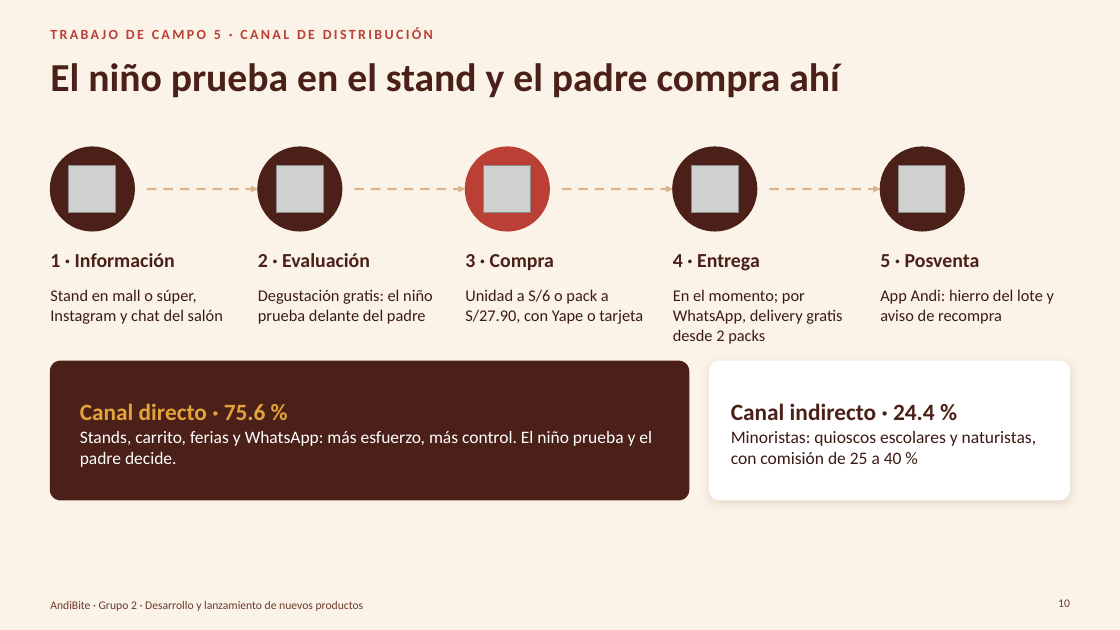
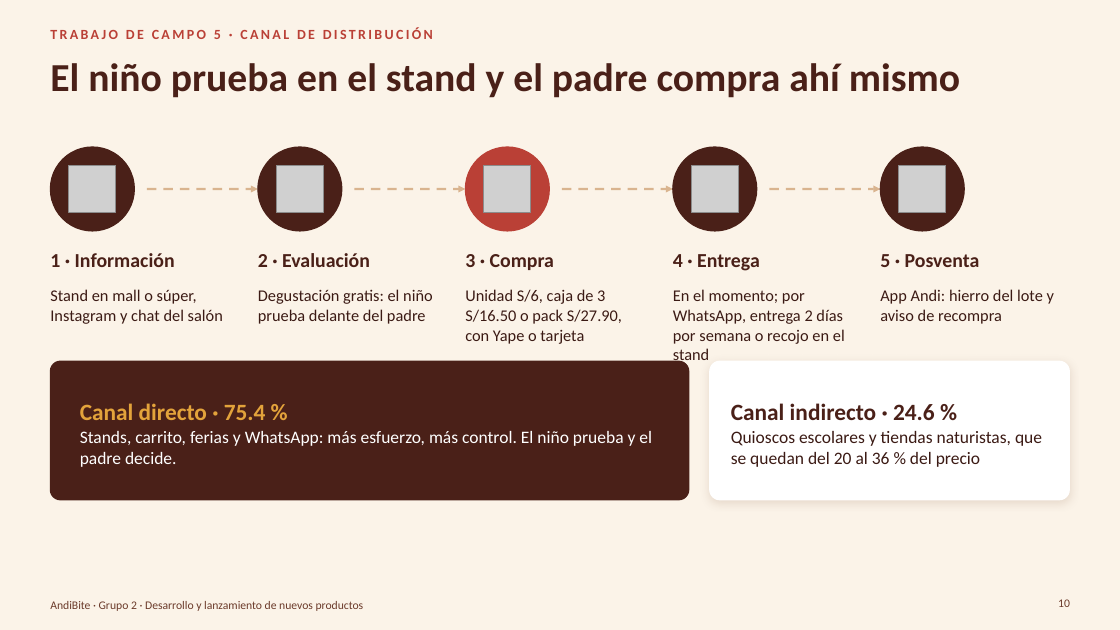
Before and after one commit to Darknow-web/Desarrollo-y-lanzamiento-de-producto-y-marca, a slide deck: slide 10 of 04-reformulacion/TC5-8/TC5-8-AndiBite.pptx. Drawn at 1120x630 pixels with LibreOffice and Linux fonts; fonts in the diff are those of the drawing; grey boxes stand for pictures; background and template pictures are left out. Boxes give left, top, right and bottom in pixels: in the first picture for what was removed or moved away, otherwise in the second. Text is boxed around its words. In the diff, an @@ line names an element or a change of style, - is before the commit and + after.

```diff
--- a/04-reformulacion/TC5-8/TC5-8-AndiBite.pptx
+++ b/04-reformulacion/TC5-8/TC5-8-AndiBite.pptx
@@ title at box(50, 63, 960, 98): text changed @@
-El niño prueba en el stand y el padre compra ahí
+El niño prueba en el stand y el padre compra ahí mismo
@@ text at box(465, 289, 622, 344): text changed @@
-Unidad a S/6 o pack a S/27.90, con Yape o tarjeta
+Unidad S/6, caja de 3 S/16.50 o pack S/27.90, con Yape o tarjeta
@@ text at box(673, 289, 845, 365): text changed @@
-En el momento; por WhatsApp, delivery gratis desde 2 packs
+En el momento; por WhatsApp, entrega 2 días por semana o recojo en el stand
@@ text at box(80, 403, 266, 420): text changed @@
-Canal directo · 75.6 %
+Canal directo · 75.4 %
@@ text at box(731, 403, 1042, 467): text changed @@
-Canal indirecto · 24.4 %
-Minoristas: quioscos escolares y naturistas, con comisión de 25 a 40 %
+Canal indirecto · 24.6 %
+Quioscos escolares y tiendas naturistas, que se quedan del 20 al 36 % del precio
```
Also in this commit, not shown: 25 other slides changed, 3 slides added, 5 other files.
